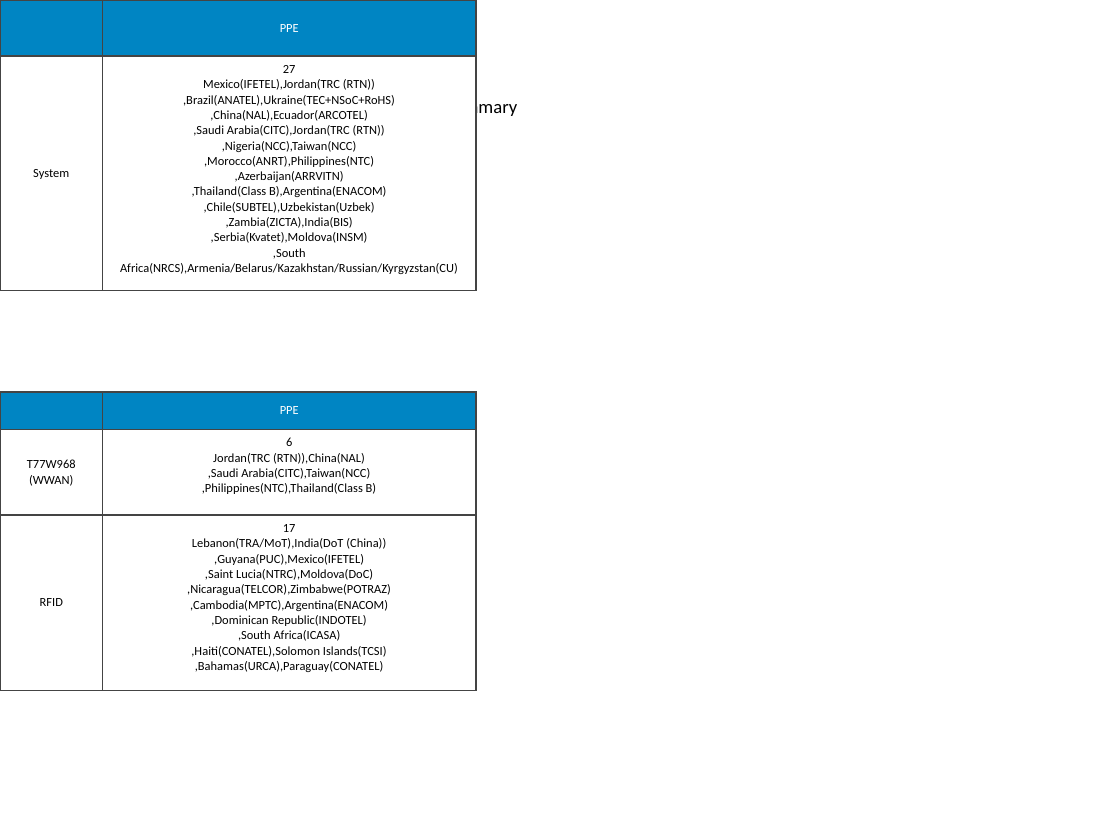
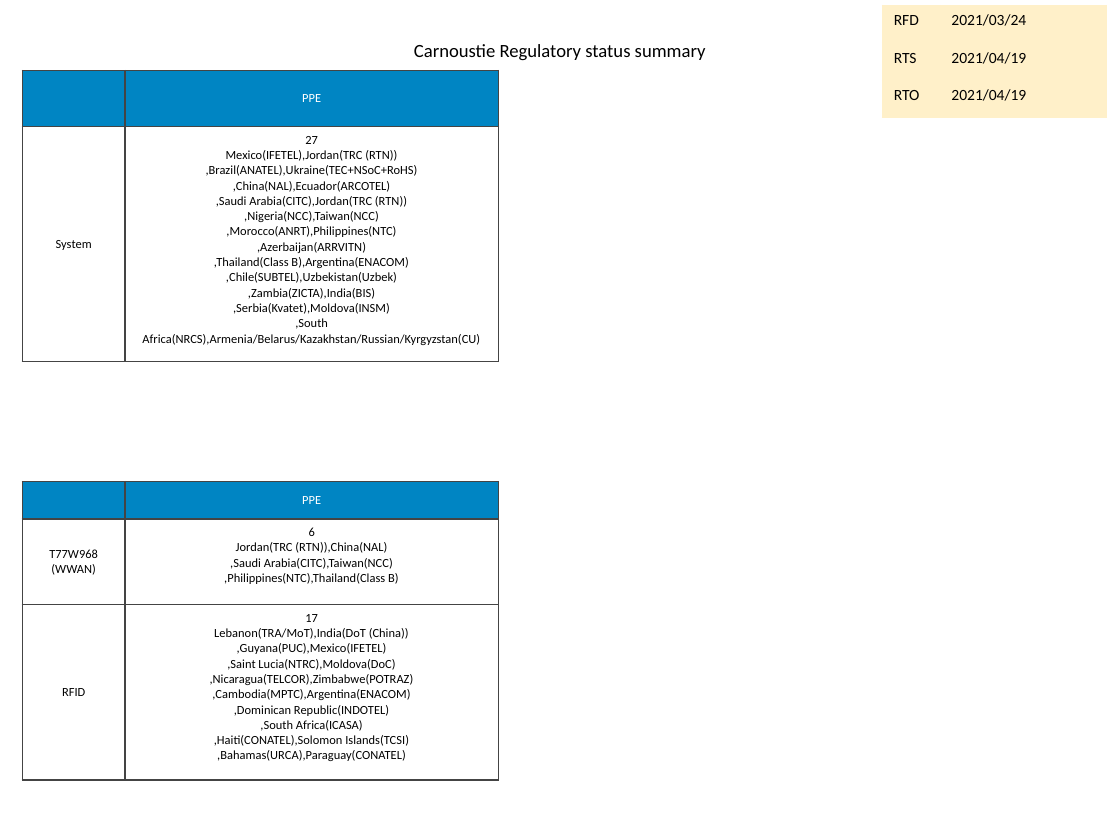
Before and after one commit to a22057916w/python_advance, a slide deck: slide 1 of pptx/result/report.pptx. Drawn at 1120x840 pixels with LibreOffice and Linux fonts; fonts in the diff are those of the drawing. Boxes give left, top, right and bottom in pixels: in the first picture for what was removed or moved away, otherwise in the second. Text is boxed around its words. In the diff, an @@ line names an element or a change of style, - is before the commit and + after.

Commit message:
setting ppt layout

```diff
--- a/pptx/result/report.pptx
+++ b/pptx/result/report.pptx
@@ text "Carnoustie Regulatory status summary": place and size @@
-text "Carnoustie Regulatory status summary" at [226, 98, 518, 119]
+text "Carnoustie Regulatory status summary" at [414, 44, 706, 61]
@@ text "Carnoustie Regulatory status summary" at [414, 44, 706, 61]: alignment left to centre @@
@@ table added at [883, 6, 1108, 118], 3 rows, 2 columns @@
+RFD | 2021/03/24
+RTS | 2021/04/19
+RTO | 2021/04/19
@@ table: place and size @@
-table at [0, 0, 476, 278]
+table at [22, 71, 498, 349]
@@ table: place and size @@
-table at [0, 392, 476, 676]
+table at [22, 482, 498, 765]
```
Also in this commit, not shown: 4 other files.
